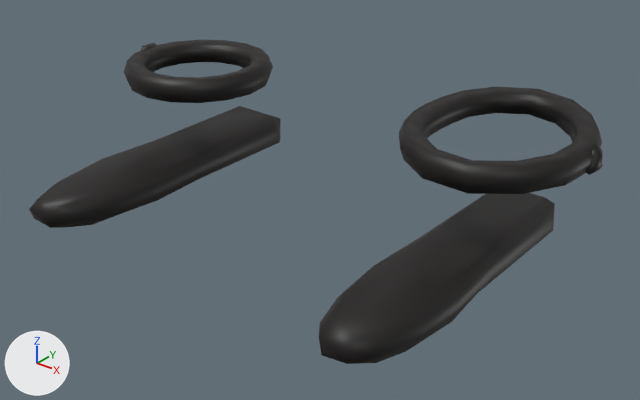
Two versions of the glTF model assets/pirates/items/v5/sandals_female_lo.glb, one commit apart.
The view is the same before and after, from a 50 mm camera at (0.424, -0.576, 0.332) aimed at (0.02, -0.071, 0.019). Arrows for +X, +Y and +Z are at lower left; the lights stay in place. The older version comes first.

In view in the first picture: 'sandals_female_lo'.
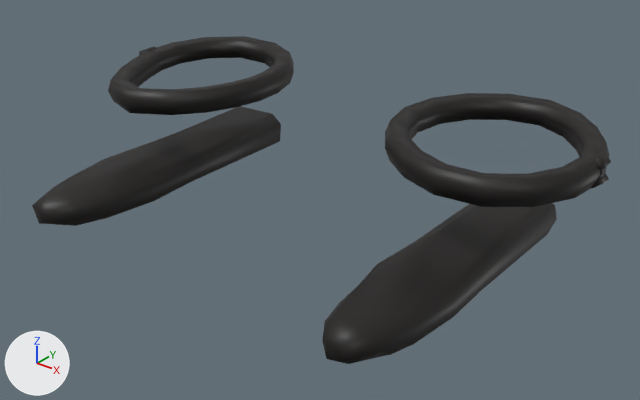
The edits, one by one:
me_sandals_female_lo is used by ob_sandals_female_lo; location (0.0, 0.0, 0.0).
me_sandals_female_lo had 596 vertices, 1168 faces and spanned x -0.217..0.223, y -0.22..0.079, z -0.006..0.1.
me_sandals_female_lo now has 605 vertices, 1173 faces and spans x -0.229..0.228, y -0.22..0.081, z -0.005..0.092.
me_sandals_female_lo part 1: the loose piece of 80 vertices spanning x 0.075..0.219, y -0.101..0.079, z 0.078..0.098 is rebuilt with 80 vertices and now spans x 0.055..0.226, y -0.102..0.081, z 0.07..0.09.
me_sandals_female_lo part 2: the loose piece of 80 vertices spanning x -0.212..-0.078, y -0.106..0.028, z 0.078..0.098 is rebuilt with 80 vertices and now spans x -0.228..-0.076, y -0.126..0.068, z 0.07..0.09.
me_sandals_female_lo part 3: a new loose piece of 22 vertices spanning x -0.229..-0.214, y -0.044..-0.018, z 0.069..0.091, in mat_sandals.
me_sandals_female_lo part 4: a new loose piece of 15 vertices spanning x 0.215..0.228, y -0.024..0.001, z 0.068..0.084, in mat_sandals.
me_sandals_female_lo part 5: the loose piece of 22 vertices spanning x -0.217..-0.202, y -0.053..-0.025, z 0.076..0.1 is deleted.
me_sandals_female_lo part 6: 1 vertex moved within x 0.115, y -0.129, z -0.002; 91 vertices removed from x 0.111..0.183, y -0.218..0.045, z -0.005..0.025; 91 vertices added at x 0.113..0.181, y -0.217..0.045, z -0.005..0.025.
me_sandals_female_lo part 7: 2 vertices moved within x -0.172..-0.171, y -0.049..0.043, z 0.017..0.018; 86 vertices removed from x -0.188..-0.112, y -0.22..0.049, z -0.006..0.025; 86 vertices added at x -0.186..-0.113, y -0.22..0.05, z -0.005..0.025.
me_sandals_female_lo part 8: 22 vertices removed from x 0.209..0.223, y -0.022..-0.001, z 0.076..0.099; 23 vertices added at x 0.215..0.228, y -0.024..-0.003, z 0.078..0.092.
Other edits to the shape of me_sandals_female_lo do not show in these pictures.

Changed parts and their boxes (x1, y1, x2, y2) in the pictures (640 x 400 px; the box of a moved part takes in the faces that stretch with it):
'sandals_female_lo', reshaped
    before: (29, 40, 603, 364)
    after: (32, 36, 611, 364)
part 1 of me_sandals_female_lo, rebuilt (10% wider, 6% taller)
    before: (399, 87, 602, 194)
    after: (385, 93, 609, 207)
part 2 of me_sandals_female_lo, rebuilt (25% wider, 25% taller)
    before: (124, 40, 273, 103)
    after: (108, 36, 294, 115)
part 3 of me_sandals_female_lo, added (mostly hidden)
    after: (139, 46, 156, 55)
part 4 of me_sandals_female_lo, added
    after: (591, 171, 609, 189)
part 5 of me_sandals_female_lo, deleted (mostly hidden)
    before: (141, 43, 156, 50)
part 6 of me_sandals_female_lo, moved or reshaped
    before: (319, 193, 555, 364)
    after: (322, 203, 557, 364)
part 7 of me_sandals_female_lo, moved or reshaped
    before: (29, 106, 281, 228)
    after: (32, 106, 281, 226)
part 8 of me_sandals_female_lo, moved or reshaped
    before: (586, 144, 603, 175)
    after: (593, 151, 611, 170)
